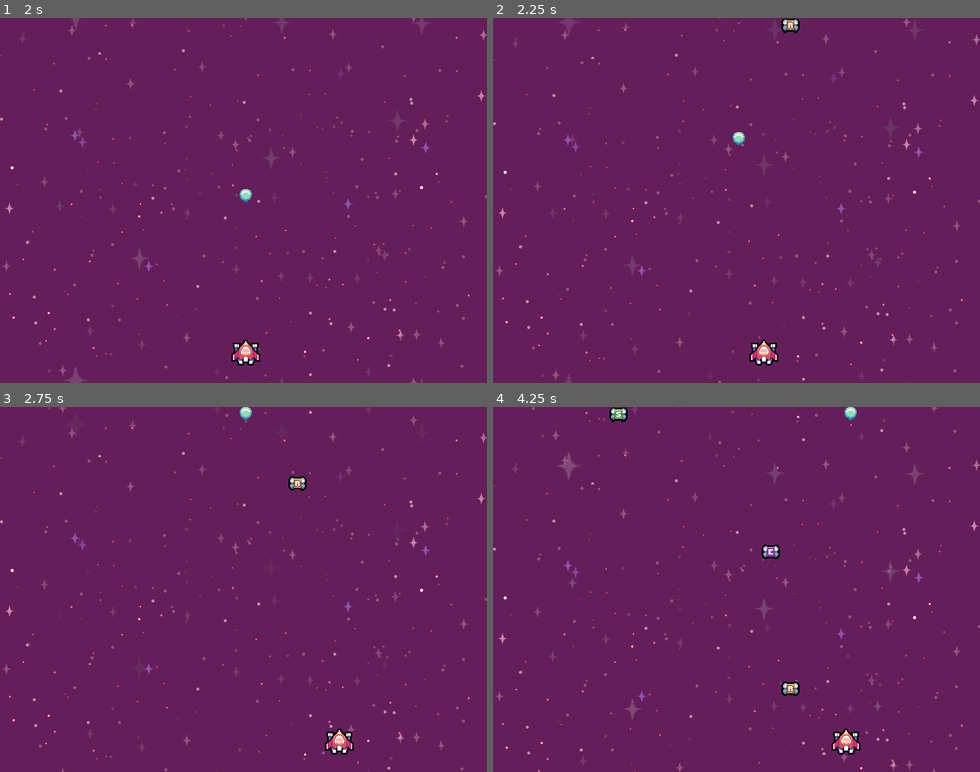
Above: before the commit, frames 1-4 (two rows, left to right).
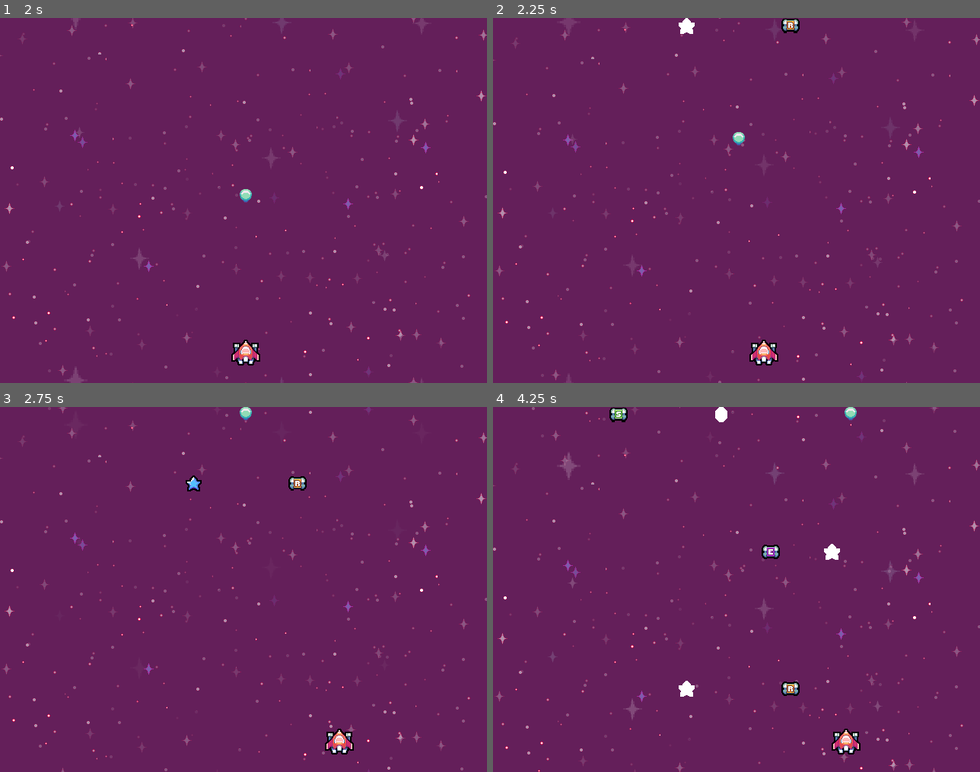
Above: after the commit, the same moments.

Repository: Bandeiraa/Space-Shooter-2.0
Game: Godot game, scene res://scenes/management/game_level.tscn
Same seed, same stepped clock (60 frames per second), same inputs: the game is played once before the commit and once after it. The project has no main scene, so this scene is started directly.
Inputs:
- Up to frame 1 (2 s): hold D (right) 0.53-1.28 s; tap Q (shoot) at 0.6, 1.35 s; hold A (left) from 1.28 s (still down)
- Up to frame 2 (2.25 s): release A (left) at 2.03 s; hold D (right) from 2.03 s (still down); tap Q (shoot) at 2.1 s
- Up to frame 3 (2.75 s): keep holding D (right)
- Up to frame 4 (4.25 s): tap Q (shoot) at 2.85, 3.6 s; release D (right) at 3.53 s; hold A (left) from 3.53 s (still down)

Frame 1 is identical in both runs. In frame 2, 0.1% of the frame differs, in the area x 38-42%, y 0-5%; in frame 3, 0.1%; in frame 4, 0.3%, in the area x 38-72%, y 0-80%.

Commit message:
Gem Scenes and Gem Spawner

Diff:
--- a/project.godot
+++ b/project.godot
@@ -28,6 +28,11 @@
 "class": "GameLevel",
 "language": "GDScript",
 "path": "res://scripts/management/game_level.gd"
+}, {
+"base": "InteractableTemplate",
+"class": "Gem",
+"language": "GDScript",
+"path": "res://scripts/miscellaneous/interactable/gem.gd"
 }, {
 "base": "Area2D",
 "class": "InteractableTemplate",
@@ -69,6 +74,7 @@
 "Background": "",
 "BackgroundMusic": "",
 "GameLevel": "",
+"Gem": "",
 "InteractableTemplate": "",
 "PowerUp": "",
 "ProjectileTemplate": "",
--- /dev/null
+++ b/scenes/interactable/gem/blue_gem.tscn
@@ -0,0 +1,60 @@
+[gd_scene load_steps=7 format=2]
+
+[ext_resource path="res://scenes/interactable/interactable_template.tscn" type="PackedScene" id=1]
+[ext_resource path="res://assets/item/gem/2.png" type="Texture" id=2]
+[ext_resource path="res://scripts/miscellaneous/interactable/gem.gd" type="Script" id=3]
+
+[sub_resource type="RectangleShape2D" id=3]
+
+[sub_resource type="Animation" id=1]
+length = 0.001
+tracks/0/type = "value"
+tracks/0/path = NodePath("Texture:frame")
+tracks/0/interp = 1
+tracks/0/loop_wrap = true
+tracks/0/imported = false
+tracks/0/enabled = true
+tracks/0/keys = {
+"times": PoolRealArray( 0 ),
+"transitions": PoolRealArray( 1 ),
+"update": 0,
+"values": [ 0 ]
+}
+
+[sub_resource type="Animation" id=2]
+resource_name = "gem"
+loop = true
+tracks/0/type = "value"
+tracks/0/path = NodePath("Texture:frame")
+tracks/0/interp = 1
+tracks/0/loop_wrap = true
+tracks/0/imported = false
+tracks/0/enabled = true
+tracks/0/keys = {
+"times": PoolRealArray( 0, 0.1, 0.2, 0.3, 0.4 ),
+"transitions": PoolRealArray( 1, 1, 1, 1, 1 ),
+"update": 1,
+"values": [ 0, 1, 2, 3, 0 ]
+}
+
+[node name="BlueGem" instance=ExtResource( 1 )]
+script = ExtResource( 3 )
+speed = 3
+min_value = 1
+max_value = 5
+
+[node name="Texture" parent="." index="0"]
+texture = ExtResource( 2 )
+hframes = 4
+
+[node name="Collision" parent="." index="1"]
+visible = false
+shape = SubResource( 3 )
+
+[node name="Notifier" parent="." index="2"]
+visible = false
+
+[node name="Animation" parent="." index="3"]
+autoplay = "gem"
+anims/RESET = SubResource( 1 )
+anims/gem = SubResource( 2 )
--- /dev/null
+++ b/scenes/interactable/gem/purple_gem.tscn
@@ -0,0 +1,86 @@
+[gd_scene load_steps=7 format=2]
+
+[ext_resource path="res://scenes/interactable/interactable_template.tscn" type="PackedScene" id=1]
+[ext_resource path="res://scripts/miscellaneous/interactable/gem.gd" type="Script" id=2]
+[ext_resource path="res://assets/item/gem/1.png" type="Texture" id=3]
+
+[sub_resource type="RectangleShape2D" id=3]
+extents = Vector2( 8, 10 )
+
+[sub_resource type="Animation" id=1]
+length = 0.001
+tracks/0/type = "value"
+tracks/0/path = NodePath("Texture:hframes")
+tracks/0/interp = 1
+tracks/0/loop_wrap = true
+tracks/0/imported = false
+tracks/0/enabled = true
+tracks/0/keys = {
+"times": PoolRealArray( 0 ),
+"transitions": PoolRealArray( 1 ),
+"update": 0,
+"values": [ 4 ]
+}
+tracks/1/type = "value"
+tracks/1/path = NodePath("Texture:frame")
+tracks/1/interp = 1
+tracks/1/loop_wrap = true
+tracks/1/imported = false
+tracks/1/enabled = true
+tracks/1/keys = {
+"times": PoolRealArray( 0 ),
+"transitions": PoolRealArray( 1 ),
+"update": 0,
+"values": [ 0 ]
+}
+
+[sub_resource type="Animation" id=2]
+resource_name = "gem"
+loop = true
+tracks/0/type = "value"
+tracks/0/path = NodePath("Texture:hframes")
+tracks/0/interp = 1
+tracks/0/loop_wrap = true
+tracks/0/imported = false
+tracks/0/enabled = true
+tracks/0/keys = {
+"times": PoolRealArray( 0 ),
+"transitions": PoolRealArray( 1 ),
+"update": 1,
+"values": [ 4 ]
+}
+tracks/1/type = "value"
+tracks/1/path = NodePath("Texture:frame")
+tracks/1/interp = 1
+tracks/1/loop_wrap = true
+tracks/1/imported = false
+tracks/1/enabled = true
+tracks/1/keys = {
+"times": PoolRealArray( 0, 0.1, 0.2, 0.3, 0.4 ),
+"transitions": PoolRealArray( 1, 1, 1, 1, 1 ),
+"update": 1,
+"values": [ 0, 1, 2, 3, 0 ]
+}
+
+[node name="PurpleGem" instance=ExtResource( 1 )]
+script = ExtResource( 2 )
+speed = 3
+min_value = 1
+max_value = 5
+
+[node name="Texture" parent="." index="0"]
+texture = ExtResource( 3 )
+hframes = 4
+
+[node name="Collision" parent="." index="1"]
+visible = false
+shape = SubResource( 3 )
+
+[node name="Notifier" parent="." index="2"]
+visible = false
+scale = Vector2( 0.8, 1 )
+
+[node name="Animation" parent="." index="3"]
+autoplay = "gem"
+anims/RESET = SubResource( 1 )
+anims/gem = SubResource( 2 )
--- /dev/null
+++ b/scenes/interactable/gem/red_gem.tscn
@@ -0,0 +1,62 @@
+[gd_scene load_steps=7 format=2]
+
+[ext_resource path="res://scenes/interactable/interactable_template.tscn" type="PackedScene" id=1]
+[ext_resource path="res://scripts/miscellaneous/interactable/gem.gd" type="Script" id=2]
+[ext_resource path="res://assets/item/gem/4.png" type="Texture" id=3]
+
+[sub_resource type="RectangleShape2D" id=3]
+extents = Vector2( 8, 8 )
+
+[sub_resource type="Animation" id=1]
+length = 0.001
+tracks/0/type = "value"
+tracks/0/path = NodePath("Texture:frame")
+tracks/0/interp = 1
+tracks/0/loop_wrap = true
+tracks/0/imported = false
+tracks/0/enabled = true
+tracks/0/keys = {
+"times": PoolRealArray( 0 ),
+"transitions": PoolRealArray( 1 ),
+"update": 0,
+"values": [ 0 ]
+}
+
+[sub_resource type="Animation" id=2]
+resource_name = "gem"
+loop = true
+tracks/0/type = "value"
+tracks/0/path = NodePath("Texture:frame")
+tracks/0/interp = 1
+tracks/0/loop_wrap = true
+tracks/0/imported = false
+tracks/0/enabled = true
+tracks/0/keys = {
+"times": PoolRealArray( 0, 0.1, 0.2, 0.3, 0.4 ),
+"transitions": PoolRealArray( 1, 1, 1, 1, 1 ),
+"update": 1,
+"values": [ 0, 1, 2, 3, 0 ]
+}
+
+[node name="RedGem" instance=ExtResource( 1 )]
+script = ExtResource( 2 )
+speed = 3
+min_value = 1
+max_value = 5
+
+[node name="Texture" parent="." index="0"]
+texture = ExtResource( 3 )
+hframes = 4
+
+[node name="Collision" parent="." index="1"]
+visible = false
+shape = SubResource( 3 )
+
+[node name="Notifier" parent="." index="2"]
+visible = false
+scale = Vector2( 0.8, 0.8 )
+
+[node name="Animation" parent="." index="3"]
+autoplay = "gem"
+anims/RESET = SubResource( 1 )
+anims/gem = SubResource( 2 )
--- /dev/null
+++ b/scenes/interactable/gem/yellow_gem.tscn
@@ -0,0 +1,60 @@
+[gd_scene load_steps=7 format=2]
+
+[ext_resource path="res://scenes/interactable/interactable_template.tscn" type="PackedScene" id=1]
+[ext_resource path="res://assets/item/gem/3.png" type="Texture" id=2]
+[ext_resource path="res://scripts/miscellaneous/interactable/gem.gd" type="Script" id=3]
+
+[sub_resource type="RectangleShape2D" id=3]
+
+[sub_resource type="Animation" id=2]
+length = 0.001
+tracks/0/type = "value"
+tracks/0/path = NodePath("Texture:frame")
+tracks/0/interp = 1
+tracks/0/loop_wrap = true
+tracks/0/imported = false
+tracks/0/enabled = true
+tracks/0/keys = {
+"times": PoolRealArray( 0 ),
+"transitions": PoolRealArray( 1 ),
+"update": 0,
+"values": [ 0 ]
+}
+
+[sub_resource type="Animation" id=1]
+resource_name = "gem"
+loop = true
+tracks/0/type = "value"
+tracks/0/path = NodePath("Texture:frame")
+tracks/0/interp = 1
+tracks/0/loop_wrap = true
+tracks/0/imported = false
+tracks/0/enabled = true
+tracks/0/keys = {
+"times": PoolRealArray( 0, 0.1, 0.2, 0.3, 0.4 ),
+"transitions": PoolRealArray( 1, 1, 1, 1, 1 ),
+"update": 1,
+"values": [ 0, 1, 2, 3, 0 ]
+}
+
+[node name="YellowGem" instance=ExtResource( 1 )]
+script = ExtResource( 3 )
+speed = 3
+min_value = 1
+max_value = 5
+
+[node name="Texture" parent="." index="0"]
+texture = ExtResource( 2 )
+hframes = 4
+
+[node name="Collision" parent="." index="1"]
+visible = false
+shape = SubResource( 3 )
+
+[node name="Notifier" parent="." index="2"]
+visible = false
+
+[node name="Animation" parent="." index="3"]
+autoplay = "gem"
+anims/RESET = SubResource( 2 )
+anims/gem = SubResource( 1 )
--- a/scenes/interactable/interactable_template.tscn
+++ b/scenes/interactable/interactable_template.tscn
@@ -5,10 +5,12 @@
 [node name="InteractableTemplate" type="Area2D"]
 script = ExtResource( 1 )
 
-[node name="Texture" type="AnimatedSprite" parent="."]
+[node name="Texture" type="Sprite" parent="."]
 
 [node name="Collision" type="CollisionShape2D" parent="."]
 
 [node name="Notifier" type="VisibilityNotifier2D" parent="."]
 
+[node name="Animation" type="AnimationPlayer" parent="."]
+
 [connection signal="screen_exited" from="Notifier" to="." method="on_screen_exited"]
--- a/scenes/interactable/collectable/boost.tscn
+++ b/scenes/interactable/power_up/boost.tscn
@@ -1,20 +1,8 @@
-[gd_scene load_steps=7 format=2]
+[gd_scene load_steps=5 format=2]
 
 [ext_resource path="res://scenes/interactable/interactable_template.tscn" type="PackedScene" id=1]
 [ext_resource path="res://assets/item/power_up/boost.png" type="Texture" id=2]
 [ext_resource path="res://scripts/miscellaneous/interactable/power_up.gd" type="Script" id=3]
-
-[sub_resource type="AtlasTexture" id=1]
-atlas = ExtResource( 2 )
-region = Rect2( 0, 0, 24, 19 )
-
-[sub_resource type="SpriteFrames" id=2]
-animations = [ {
-"frames": [ SubResource( 1 ) ],
-"loop": true,
-"name": "idle",
-"speed": 5.0
-} ]
 
 [sub_resource type="RectangleShape2D" id=3]
 extents = Vector2( 12, 10 )
@@ -27,8 +15,7 @@
 max_value = 15.0
 
 [node name="Texture" parent="." index="0"]
-frames = SubResource( 2 )
-animation = "idle"
+texture = ExtResource( 2 )
 
 [node name="Collision" parent="." index="1"]
 visible = false
--- a/scenes/interactable/collectable/evasiveness.tscn
+++ b/scenes/interactable/power_up/evasiveness.tscn
@@ -1,20 +1,8 @@
-[gd_scene load_steps=7 format=2]
+[gd_scene load_steps=5 format=2]
 
 [ext_resource path="res://scenes/interactable/interactable_template.tscn" type="PackedScene" id=1]
 [ext_resource path="res://scripts/miscellaneous/interactable/power_up.gd" type="Script" id=2]
 [ext_resource path="res://assets/item/power_up/evasiveness.png" type="Texture" id=3]
-
-[sub_resource type="AtlasTexture" id=1]
-atlas = ExtResource( 3 )
-region = Rect2( 0, 0, 24, 19 )
-
-[sub_resource type="SpriteFrames" id=2]
-animations = [ {
-"frames": [ SubResource( 1 ) ],
-"loop": true,
-"name": "idle",
-"speed": 5.0
-} ]
 
 [sub_resource type="RectangleShape2D" id=3]
 extents = Vector2( 12, 10 )
@@ -27,8 +15,7 @@
 max_value = 15.0
 
 [node name="Texture" parent="." index="0"]
-frames = SubResource( 2 )
-animation = "idle"
+texture = ExtResource( 3 )
 
 [node name="Collision" parent="." index="1"]
 visible = false
--- a/scenes/interactable/collectable/power.tscn
+++ b/scenes/interactable/power_up/power.tscn
@@ -1,20 +1,8 @@
-[gd_scene load_steps=7 format=2]
+[gd_scene load_steps=5 format=2]
 
 [ext_resource path="res://scenes/interactable/interactable_template.tscn" type="PackedScene" id=1]
 [ext_resource path="res://assets/item/power_up/power.png" type="Texture" id=2]
 [ext_resource path="res://scripts/miscellaneous/interactable/power_up.gd" type="Script" id=3]
-
-[sub_resource type="AtlasTexture" id=1]
-atlas = ExtResource( 2 )
-region = Rect2( 0, 0, 24, 19 )
-
-[sub_resource type="SpriteFrames" id=2]
-animations = [ {
-"frames": [ SubResource( 1 ) ],
-"loop": true,
-"name": "idle",
-"speed": 5.0
-} ]
 
 [sub_resource type="RectangleShape2D" id=3]
 extents = Vector2( 12, 10 )
@@ -27,8 +15,7 @@
 max_value = 15.0
 
 [node name="Texture" parent="." index="0"]
-frames = SubResource( 2 )
-animation = "idle"
+texture = ExtResource( 2 )
 
 [node name="Collision" parent="." index="1"]
 visible = false
--- a/scenes/interactable/collectable/recharge.tscn
+++ b/scenes/interactable/power_up/recharge.tscn
@@ -1,20 +1,8 @@
-[gd_scene load_steps=7 format=2]
+[gd_scene load_steps=5 format=2]
 
 [ext_resource path="res://scenes/interactable/interactable_template.tscn" type="PackedScene" id=1]
 [ext_resource path="res://assets/item/power_up/recharge.png" type="Texture" id=2]
 [ext_resource path="res://scripts/miscellaneous/interactable/power_up.gd" type="Script" id=3]
-
-[sub_resource type="AtlasTexture" id=1]
-atlas = ExtResource( 2 )
-region = Rect2( 0, 0, 24, 19 )
-
-[sub_resource type="SpriteFrames" id=2]
-animations = [ {
-"frames": [ SubResource( 1 ) ],
-"loop": true,
-"name": "idle",
-"speed": 5.0
-} ]
 
 [sub_resource type="RectangleShape2D" id=3]
 extents = Vector2( 12, 10 )
@@ -25,8 +13,7 @@
 buff = "recharge"
 
 [node name="Texture" parent="." index="0"]
-frames = SubResource( 2 )
-animation = "idle"
+texture = ExtResource( 2 )
 
 [node name="Collision" parent="." index="1"]
 visible = false
--- a/scenes/interactable/collectable/shield.tscn
+++ b/scenes/interactable/power_up/shield.tscn
@@ -1,20 +1,8 @@
-[gd_scene load_steps=7 format=2]
+[gd_scene load_steps=5 format=2]
 
 [ext_resource path="res://scenes/interactable/interactable_template.tscn" type="PackedScene" id=1]
 [ext_resource path="res://assets/item/power_up/shield.png" type="Texture" id=2]
 [ext_resource path="res://scripts/miscellaneous/interactable/power_up.gd" type="Script" id=3]
-
-[sub_resource type="AtlasTexture" id=1]
-atlas = ExtResource( 2 )
-region = Rect2( 0, 0, 24, 19 )
-
-[sub_resource type="SpriteFrames" id=2]
-animations = [ {
-"frames": [ SubResource( 1 ) ],
-"loop": true,
-"name": "idle",
-"speed": 5.0
-} ]
 
 [sub_resource type="RectangleShape2D" id=3]
 extents = Vector2( 12, 10 )
@@ -27,8 +15,7 @@
 max_value = 5.0
 
 [node name="Texture" parent="." index="0"]
-frames = SubResource( 2 )
-animation = "idle"
+texture = ExtResource( 2 )
 
 [node name="Collision" parent="." index="1"]
 visible = false
--- a/scenes/management/game_level.tscn
+++ b/scenes/management/game_level.tscn
@@ -8,11 +8,12 @@
 [ext_resource path="res://scenes/ship/spike_bug.tscn" type="PackedScene" id=6]
 [ext_resource path="res://scenes/ship/red_wing.tscn" type="PackedScene" id=7]
 [ext_resource path="res://scenes/management/spawner/power_up_spawner.tscn" type="PackedScene" id=8]
+[ext_resource path="res://scenes/management/spawner/gem_spawner.tscn" type="PackedScene" id=9]
 
 [node name="GameLevel" type="Node2D" groups=["game_level"]]
 script = ExtResource( 2 )
 initial_ship_position = Vector2( 320, 440 )
 ship_list = [ ExtResource( 6 ), ExtResource( 3 ), ExtResource( 5 ), ExtResource( 4 ), ExtResource( 7 ) ]
-spawner_list = [ ExtResource( 8 ) ]
+spawner_list = [ ExtResource( 8 ), ExtResource( 9 ) ]
 
 [node name="Background" parent="." instance=ExtResource( 1 )]
--- /dev/null
+++ b/scenes/management/spawner/gem_spawner.tscn
@@ -0,0 +1,12 @@
+[gd_scene load_steps=6 format=2]
+
+[ext_resource path="res://scenes/management/spawner/spawner_template.tscn" type="PackedScene" id=1]
+[ext_resource path="res://scenes/interactable/gem/purple_gem.tscn" type="PackedScene" id=2]
+[ext_resource path="res://scenes/interactable/gem/red_gem.tscn" type="PackedScene" id=3]
+[ext_resource path="res://scenes/interactable/gem/blue_gem.tscn" type="PackedScene" id=4]
+[ext_resource path="res://scenes/interactable/gem/yellow_gem.tscn" type="PackedScene" id=5]
+
+[node name="GemSpawner" instance=ExtResource( 1 )]
+objects_list = [ ExtResource( 4 ), ExtResource( 2 ), ExtResource( 3 ), ExtResource( 5 ) ]
+initial_cooldown = 1.0
+spawner_cooldown = 1.0
--- a/scenes/management/spawner/power_up_spawner.tscn
+++ b/scenes/management/spawner/power_up_spawner.tscn
@@ -1,11 +1,11 @@
 [gd_scene load_steps=7 format=2]
 
 [ext_resource path="res://scenes/management/spawner/spawner_template.tscn" type="PackedScene" id=1]
-[ext_resource path="res://scenes/interactable/collectable/evasiveness.tscn" type="PackedScene" id=2]
-[ext_resource path="res://scenes/interactable/collectable/boost.tscn" type="PackedScene" id=3]
-[ext_resource path="res://scenes/interactable/collectable/power.tscn" type="PackedScene" id=4]
-[ext_resource path="res://scenes/interactable/collectable/recharge.tscn" type="PackedScene" id=5]
-[ext_resource path="res://scenes/interactable/collectable/shield.tscn" type="PackedScene" id=6]
+[ext_resource path="res://scenes/interactable/power_up/evasiveness.tscn" type="PackedScene" id=2]
+[ext_resource path="res://scenes/interactable/power_up/boost.tscn" type="PackedScene" id=3]
+[ext_resource path="res://scenes/interactable/power_up/power.tscn" type="PackedScene" id=4]
+[ext_resource path="res://scenes/interactable/power_up/recharge.tscn" type="PackedScene" id=5]
+[ext_resource path="res://scenes/interactable/power_up/shield.tscn" type="PackedScene" id=6]
 
 [node name="PowerUpSpawner" instance=ExtResource( 1 )]
 objects_list = [ ExtResource( 3 ), ExtResource( 2 ), ExtResource( 4 ), ExtResource( 5 ), ExtResource( 6 ) ]
--- /dev/null
+++ b/scripts/miscellaneous/interactable/gem.gd
@@ -0,0 +1,16 @@
+extends InteractableTemplate
+class_name Gem
+
+var value: int
+
+export(int) var min_value
+export(int) var max_value
+
+func _ready() -> void:
+	randomize()
+	value = get_random_value()
+
+
+func get_random_value() -> int:
+	var random_number: int = randi() % max_value + min_value
+	return random_number
--- a/scripts/miscellaneous/interactable/interactable_template.gd
+++ b/scripts/miscellaneous/interactable/interactable_template.gd
@@ -1,5 +1,8 @@
 extends Area2D
 class_name InteractableTemplate
+
+onready var sprite: Sprite = get_node("Texture")
+onready var animation: AnimationPlayer = get_node("Animation")
 
 var direction = 1
 
--- a/scripts/player/stats.gd
+++ b/scripts/player/stats.gd
@@ -27,6 +27,9 @@
 var base_speed: int = 180
 var speed: int = base_speed
 
+var gold: int = 0
+var score: int = 0
+
 export(NodePath) var invulnerability_timer_ref
 
 func _ready() -> void:
@@ -43,6 +46,10 @@
 
 	if area is PowerUp:
 		buff(area.buff, area.buff_value)
+		area.kill()
+
+	if area is Gem:
+		update_gold(area.value)
 		area.kill()
 
 
@@ -94,6 +101,10 @@
 			ult_bar_value = max_ult_bar_value
 
 
+func update_gold(value: int) -> void:
+	gold += value
+
+
 func on_timer_timeout(timer: Timer) -> void:
 	match timer.name:
 		"BoostTimer":
Not shown: 1 places in scenes/management/game_level.tscn that only renumber resources
